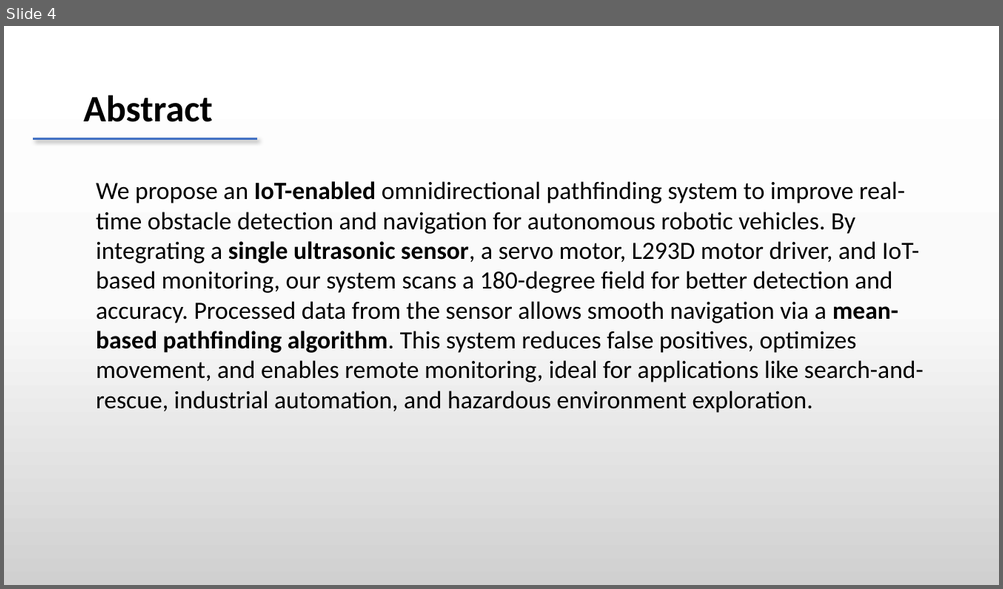
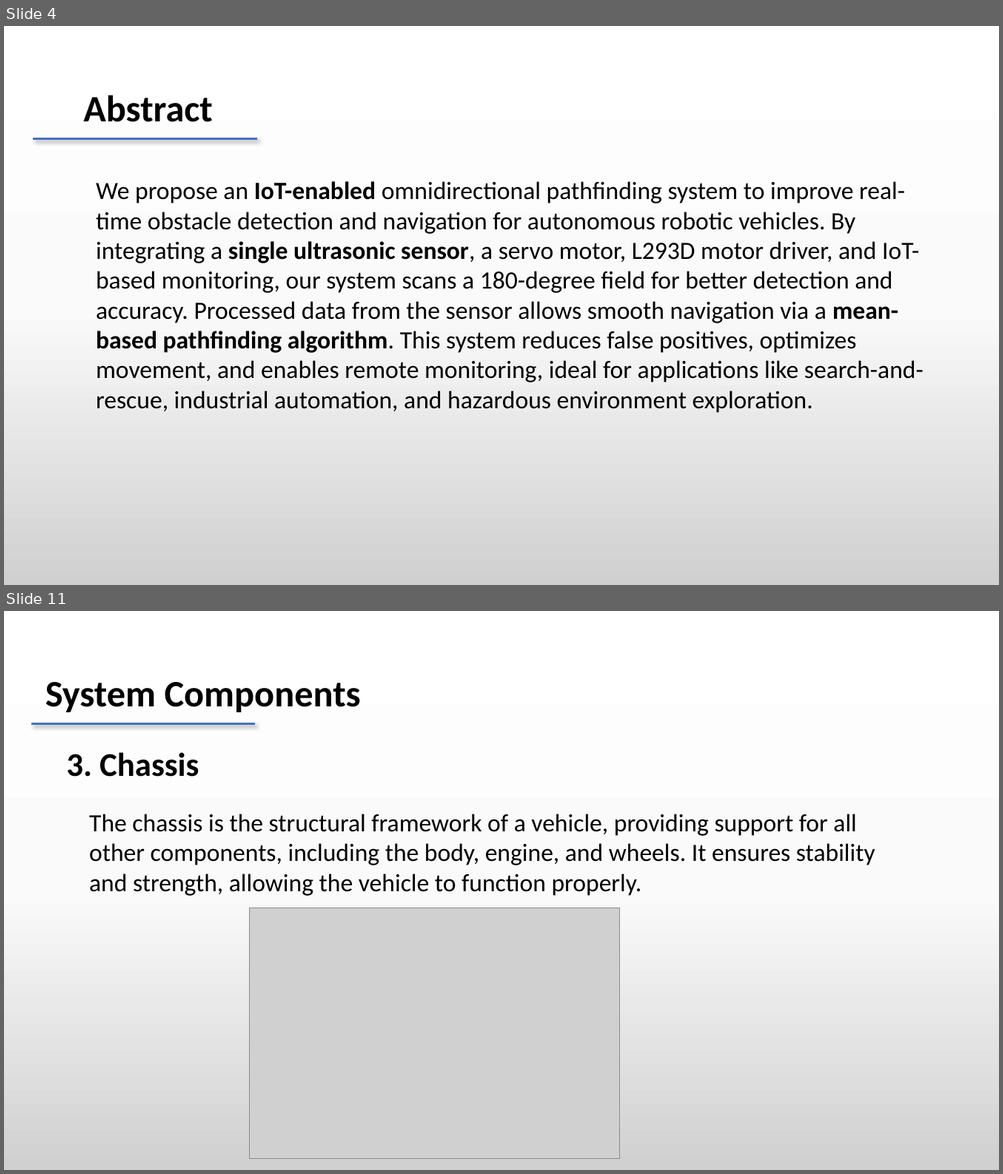
Before and after one commit to dheeraj78/project-4-2, a slide deck: Batch 8 .pptx. Shown one above the other, each under a label of ours: slide 4 before the commit, slides 4 and 11 after it; the slides between them are not shown. The pictures are 1003x589 and 1003x1174 pixels, drawn with LibreOffice and Linux fonts; fonts in the diff are those of the drawing; grey boxes stand for pictures. Boxes give left, top, right and bottom in pixels: in the first picture for what was removed or moved away, otherwise in the second. Text is boxed around its words. In the diff, an @@ line names an element or a change of style, - is before the commit and + after.

```diff
--- a/Batch 8 .pptx
+++ b/Batch 8 .pptx
@@ slide 11 added at [4, 611, 999, 1170], background gradient #FFFFFF to #FBFBFB to #D1D1D1 @@
@@ text added at [45, 682, 361, 712], 36 pt, text #000000, bold @@
+System Components
@@ line added from (31, 723) to (256, 723), #4472C4 2.25 pt @@
@@ text added at [66, 752, 199, 777], 32 pt, text #000000, bold @@
+3. Chassis
@@ text added at [89, 814, 875, 896], 24 pt, text #000000 @@
+The chassis is the structural framework of a vehicle, providing support for all other components, including the body, engine, and wheels. It ensures stability and strength, allowing the vehicle to function properly.
@@ picture added at [250, 908, 620, 1159] @@
```
Also in this commit, not shown: 1 slide changed, 12 other slides added, 1 slide removed.
